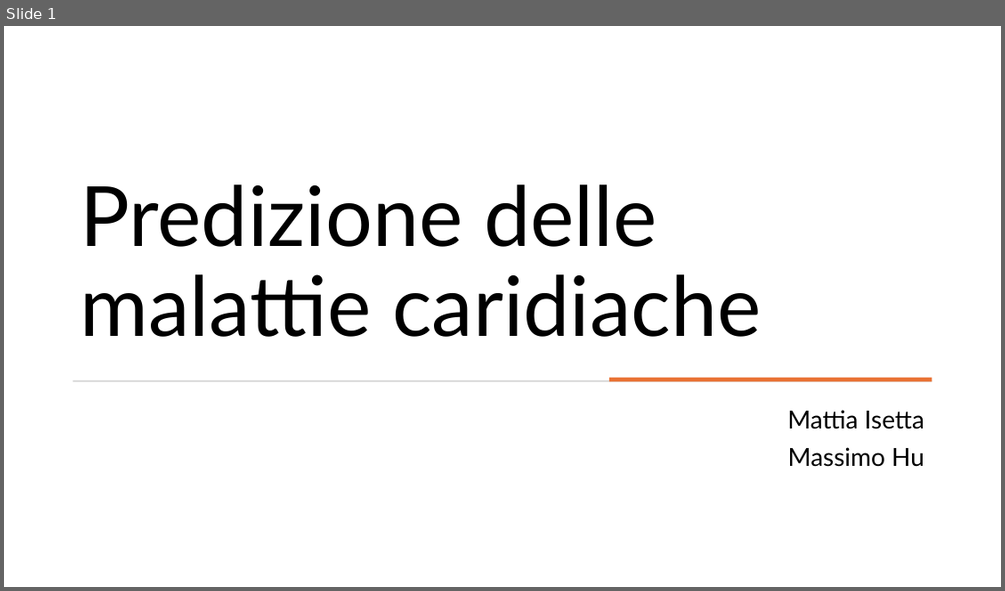
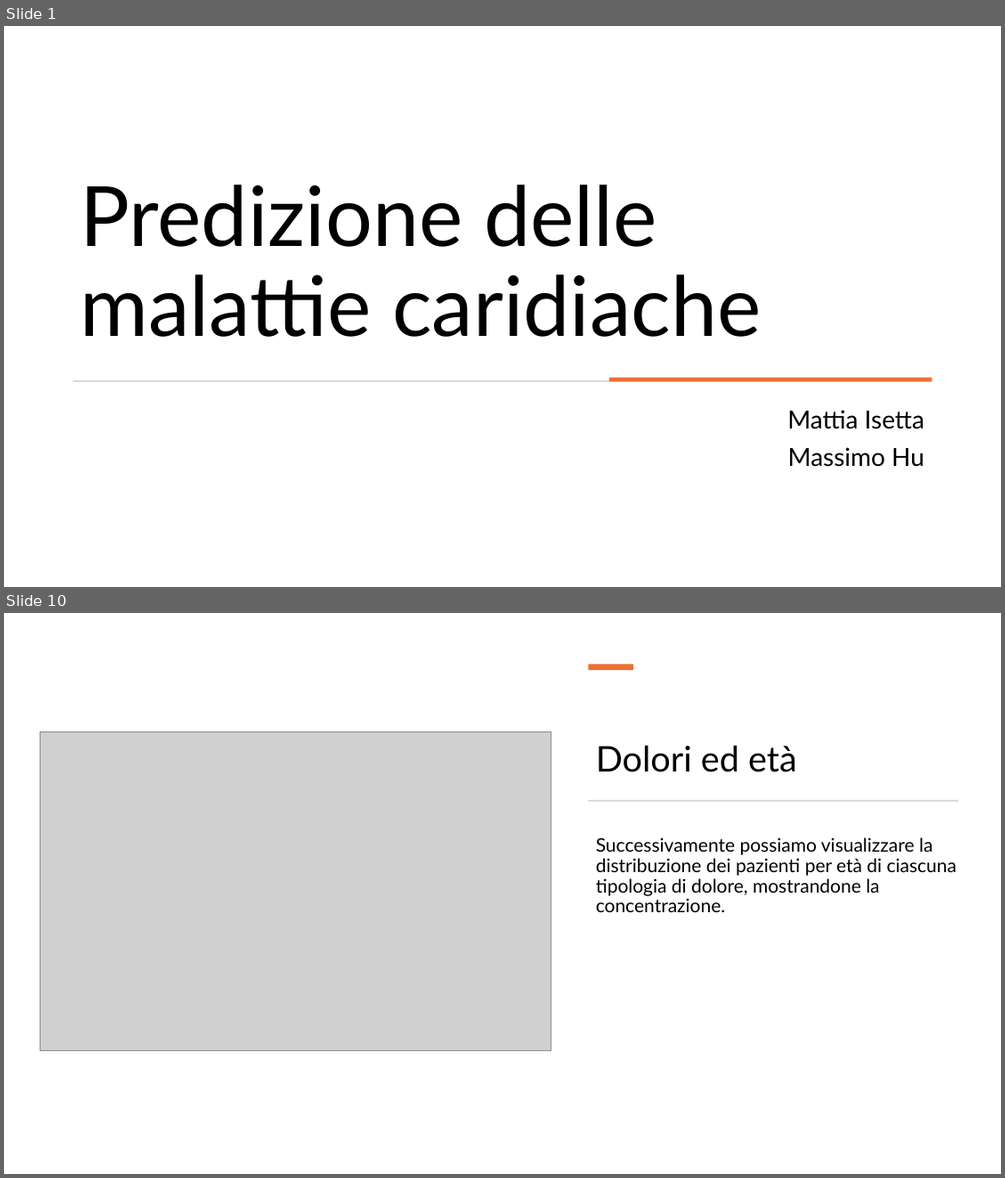
Before and after one commit to mattiaise/scientific-visualization, a slide deck: presentazione/presentazione.pptx. Shown one above the other, each under a label of ours: slide 1 before the commit, slides 1 and 10 after it; the slides between them are not shown. The pictures are 1005x591 and 1005x1178 pixels, drawn with LibreOffice and Linux fonts; fonts in the diff are those of the drawing; grey boxes stand for pictures. Boxes give left, top, right and bottom in pixels: in the first picture for what was removed or moved away, otherwise in the second. Text is boxed around its words. In the diff, an @@ line names an element or a change of style, - is before the commit and + after.

```diff
--- a/presentazione/presentazione.pptx
+++ b/presentazione/presentazione.pptx
@@ slide 10 added at box(4, 613, 1001, 1174), background #FFFFFF @@
@@ rectangle added at box(588, 664, 633, 670), fill #E97132 @@
@@ picture added at box(40, 731, 551, 1051) @@
@@ title added at box(596, 745, 797, 772), 34 pt, text #000000 @@
+Dolori ed età
@@ rectangle added at box(588, 800, 958, 802), fill #D5D5D5 @@
@@ text added at box(596, 837, 956, 912), 18 pt, text #000000 @@
+Successivamente possiamo visualizzare la distribuzione dei pazienti per età di ciascuna tipologia di dolore, mostrandone la concentrazione.
```
Also in this commit, not shown: 17 other slides added, 1 slide removed.
